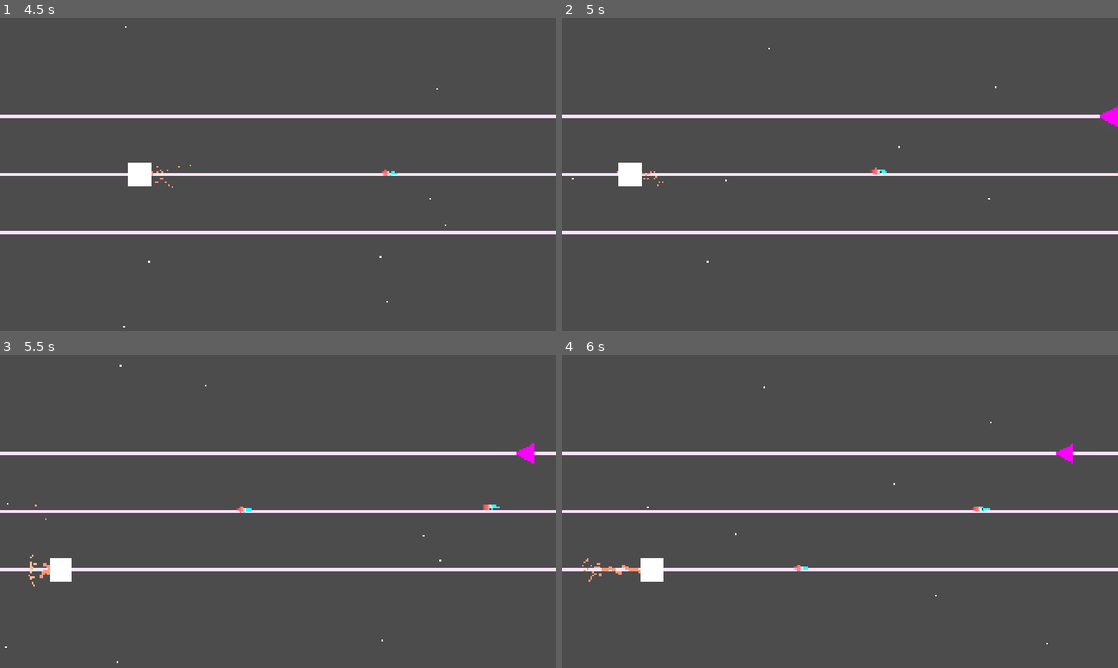
Above: before the commit, frames 1-4 (two rows, left to right).
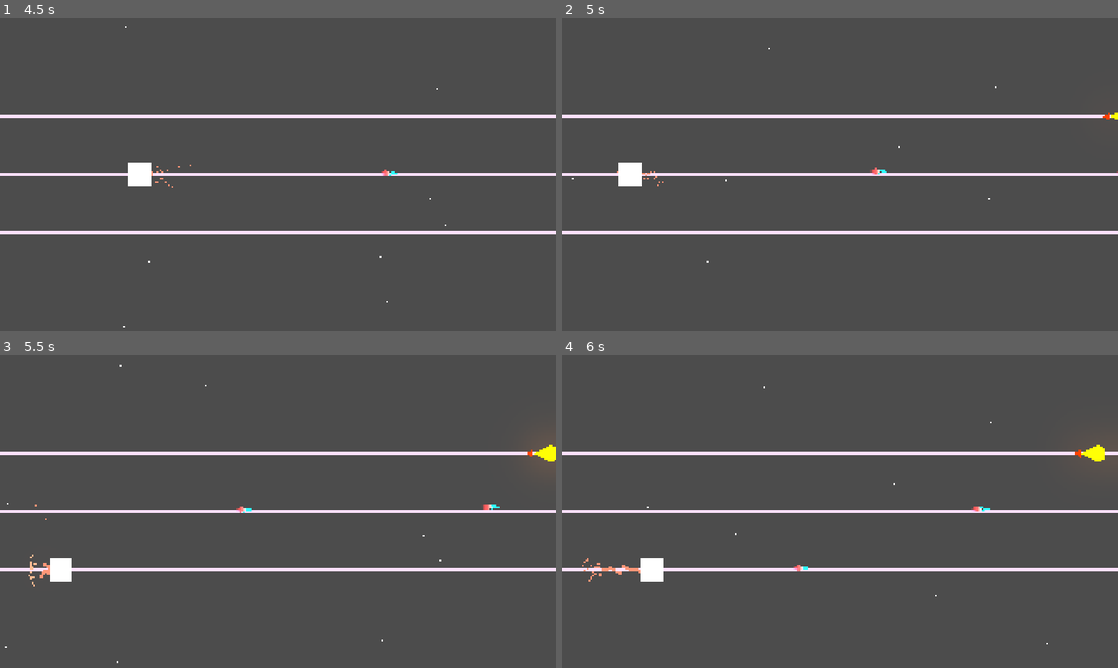
Above: after the commit, the same moments.

Repository: CikeSeven/Neon-Pulse
Game: Godot game, scene res://scene/world.tscn
Same seed, same stepped clock (60 frames per second), same inputs: the game is played once before the commit and once after it.
Inputs:
- Up to frame 1 (4.5 s): hold D (RIGHT) 0.53-1.28 s; hold S (DOWN) 1.28-2.03 s; hold D (RIGHT) 2.03-2.78 s; hold W (UP) 2.78-3.53 s; hold A (LEFT) from 3.53 s (still down)
- Up to frame 2 (5 s): keep holding A (LEFT)
- Up to frame 3 (5.5 s): release A (LEFT) at 5.03 s; hold S (DOWN) from 5.03 s (still down)
- Up to frame 4 (6 s): release S (DOWN) at 5.78 s; hold D (RIGHT) from 5.78 s (still down)

Frame 1 is identical in both runs. In frame 2, 0.1% of the frame differs, in the area x 96-100%, y 28-35%; in frame 3, 0.3%; in frame 4, 0.3%, in the area x 88-98%, y 28-35%.

Commit message:
增加冲撞敌人

Diff:
--- /dev/null
+++ b/scene/enemy/charger.tscn
@@ -0,0 +1,38 @@
+[gd_scene format=3 uid="uid://y3tg6n1k6rhc"]
+
+[ext_resource type="PackedScene" uid="uid://df8dl6txho4t5" path="res://scene/enemy/enemy.tscn" id="1_enemy"]
+[ext_resource type="Script" uid="uid://cf4ql5dyi2ce4" path="res://script/enemy/charger.gd" id="2_charger"]
+
+[node name="Charger" unique_id=484942154 instance=ExtResource("1_enemy")]
+script = ExtResource("2_charger")
+detection_range = 600.0
+windup_duration = 0.8
+charge_speed = 800.0
+charge_color = Color(3, 1.5, 0.3, 1)
+speed = 100.0
+max_hp = 50.0
+contact_damage = 20.0
+
+[node name="Body" type="Polygon2D" parent="Visuals" parent_id_path=PackedInt32Array(1940419865) index="0" unique_id=1303099209]
+modulate = Color(3, 1.2, 0.2, 1)
+color = Color(3, 1.2, 0.2, 1)
+polygon = PackedVector2Array(-50, 0, 10, -30, 30, -20, 30, 20, 10, 30)
+
+[node name="Spike" type="Polygon2D" parent="Visuals" parent_id_path=PackedInt32Array(1940419865) index="1" unique_id=537652741]
+modulate = Color(4, 0.5, 0.1, 1)
+position = Vector2(-50, 0)
+color = Color(4, 0.5, 0.1, 1)
+polygon = PackedVector2Array(0, -15, -25, 0, 0, 15)
+
+[node name="Hurtbox" parent="." index="1" unique_id=1293090469]
+collision_layer = 32
+collision_mask = 0
+
+[node name="CollisionPolygon2D" type="CollisionPolygon2D" parent="Hurtbox" index="0" unique_id=50753611]
+polygon = PackedVector2Array(-75, 0, 10, -30, 30, -20, 30, 20, 10, 30)
+
+[node name="CollisionPolygon2D" type="CollisionPolygon2D" parent="Hitbox" parent_id_path=PackedInt32Array(1151360192) index="0" unique_id=1959091120]
+polygon = PackedVector2Array(-75, 0, 10, -30, 30, -20, 30, 20, 10, 30)
+
+[node name="VisibleOnScreenNotifier2D" parent="." index="3" unique_id=1246620138]
+rect = Rect2(-80, -35, 115, 70)
--- a/scene/enemy_spawner.tscn
+++ b/scene/enemy_spawner.tscn
@@ -2,10 +2,11 @@
 
 [ext_resource type="Script" uid="uid://c2uwqn1845kbn" path="res://script/enemy/enemy_spawner.gd" id="1_hgipb"]
 [ext_resource type="PackedScene" uid="uid://du7e4bjdtkqg0" path="res://scene/enemy/neon_triangle.tscn" id="2_1aeu8"]
+[ext_resource type="PackedScene" path="res://scene/enemy/charger.tscn" id="3_8dah6"]
 
 [node name="EnemySpawner" type="Node2D" unique_id=1308706498]
 script = ExtResource("1_hgipb")
-enemy_scenes = Array[PackedScene]([ExtResource("2_1aeu8")])
+enemy_scenes = Array[PackedScene]([ExtResource("2_1aeu8"), ExtResource("3_8dah6")])
 
 [node name="SpawnTimer" type="Timer" parent="." unique_id=365701904]
 wait_time = 4.0
--- /dev/null
+++ b/script/enemy/charger.gd
@@ -0,0 +1,197 @@
+class_name Charger extends Enemy
+
+## 冲撞型敌人
+## 检测到玩家在同一轨道且在探测范围内时，启动后摇，后摇结束后高速冲撞
+
+enum ChargerState {
+	IDLE,       ## 正常移动
+	WINDUP,     ## 后摇蓄力
+	CHARGING,   ## 冲撞中
+}
+
+@export_group("Charger")
+@export var detection_range: float = 800.0 ## 探测范围（向左）
+@export var windup_duration: float = 0.8 ## 后摇时间
+@export var charge_speed: float = 800.0 ## 冲撞速度
+@export var charge_color: Color = Color(3.0, 1.5, 0.3, 1.0) ## 冲撞时的颜色（烈焰橙）
+
+var state: ChargerState = ChargerState.IDLE
+var windup_timer: float = 0.0
+var windup_tween: Tween
+var original_modulate: Color
+
+func _ready() -> void:
+	super._ready()
+	if visuals:
+		original_modulate = visuals.modulate
+
+func _physics_process(delta: float) -> void:
+	if is_hit_frozen:
+		return
+
+	match state:
+		ChargerState.IDLE:
+			_process_idle(delta)
+		ChargerState.WINDUP:
+			_process_windup(delta)
+		ChargerState.CHARGING:
+			_process_charging(delta)
+
+## 正常移动状态
+func _process_idle(delta: float) -> void:
+	position.x -= speed * delta
+	_check_player_in_range()
+
+## 检测玩家是否在探测范围内
+func _check_player_in_range() -> void:
+	var player = Global.player_ref
+	if not player:
+		return
+
+	# 检测是否在同一轨道
+	var player_lane = Global.current_lane1
+	var my_lane = _get_current_lane()
+
+	if player_lane != my_lane:
+		return
+
+	# 检测玩家是否在探测范围内（玩家在敌人左边）
+	var distance_to_player = position.x - player.position.x
+	if distance_to_player > 0 and distance_to_player <= detection_range:
+		_start_windup()
+
+## 获取当前所在轨道
+func _get_current_lane() -> int:
+	var min_distance = INF
+	var closest_lane = 0
+
+	for i in range(Global.lane_y_positions.size()):
+		var distance = abs(position.y - Global.lane_y_positions[i])
+		if distance < min_distance:
+			min_distance = distance
+			closest_lane = i
+
+	return closest_lane
+
+## 开始后摇
+func _start_windup() -> void:
+	state = ChargerState.WINDUP
+	windup_timer = windup_duration
+
+	# 后摇视觉效果：闪烁警告
+	_play_windup_effect()
+
+## 后摇视觉效果
+func _play_windup_effect() -> void:
+	if not visuals:
+		return
+
+	# 停止之前的动画
+	if windup_tween and windup_tween.is_valid():
+		windup_tween.kill()
+
+	# 创建闪烁动画
+	windup_tween = create_tween()
+	windup_tween.set_loops(int(windup_duration / 0.15))
+
+	# 闪烁为橙色警告
+	windup_tween.tween_property(visuals, "modulate", charge_color, 0.075)
+	windup_tween.tween_property(visuals, "modulate", original_modulate, 0.075)
+
+	# 生成蓄力粒子
+	_spawn_windup_particles()
+
+## 生成蓄力粒子
+func _spawn_windup_particles() -> void:
+	var particles = CPUParticles2D.new()
+	particles.emitting = false
+	particles.one_shot = false
+	particles.amount = 8
+	particles.lifetime = 0.3
+
+	# 粒子外观 - 橙色能量聚集
+	particles.modulate = Color(3.0, 1.5, 0.3, 1.0)
+	particles.scale_amount_min = 3.0
+	particles.scale_amount_max = 6.0
+
+	# 粒子运动 - 向中心聚集
+	particles.direction = Vector2(-1, 0)
+	particles.spread = 60.0
+	particles.initial_velocity_min = 50.0
+	particles.initial_velocity_max = 100.0
+	particles.gravity = Vector2.ZERO
+
+	# 从外向内
+	particles.emission_shape = CPUParticles2D.EMISSION_SHAPE_SPHERE
+	particles.emission_sphere_radius = 40.0
+
+	add_child(particles)
+	particles.position = Vector2(-20, 0)
+	particles.restart()
+	particles.emitting = true
+
+	# 后摇结束后清理
+	get_tree().create_timer(windup_duration).timeout.connect(particles.queue_free)
+
+## 后摇状态处理
+func _process_windup(delta: float) -> void:
+	# 后摇期间不移动
+	windup_timer -= delta
+
+	if windup_timer <= 0:
+		_start_charge()
+
+## 开始冲撞
+func _start_charge() -> void:
+	state = ChargerState.CHARGING
+
+	# 停止闪烁动画
+	if windup_tween and windup_tween.is_valid():
+		windup_tween.kill()
+
+	# 设置冲撞颜色
+	if visuals:
+		visuals.modulate = charge_color
+
+	# 生成冲撞拖尾
+	_spawn_charge_trail()
+
+## 生成冲撞拖尾粒子
+func _spawn_charge_trail() -> void:
+	var particles = CPUParticles2D.new()
+	particles.emitting = true
+	particles.one_shot = false
+	particles.amount = 20
+	particles.lifetime = 0.4
+
+	# 粒子外观 - 火焰拖尾
+	particles.modulate = Color(3.0, 1.0, 0.2, 1.0)
+	particles.scale_amount_min = 6.0
+	particles.scale_amount_max = 12.0
+
+	# 粒子运动 - 向后喷射
+	particles.direction = Vector2(1, 0)
+	particles.spread = 30.0
+	particles.initial_velocity_min = 100.0
+	particles.initial_velocity_max = 200.0
+	particles.gravity = Vector2.ZERO
+	particles.damping_min = 100.0
+	particles.damping_max = 150.0
+
+	add_child(particles)
+	particles.position = Vector2(30, 0)
+	particles.name = "ChargeTrail"
+
+## 冲撞状态处理
+func _process_charging(delta: float) -> void:
+	# 高速向左冲撞
+	position.x -= charge_speed * delta
+
+## 重写死亡函数，清理拖尾
+func die() -> void:
+	# 清理冲撞拖尾
+	var trail = get_node_or_null("ChargeTrail")
+	if trail:
+		trail.queue_free()
+
+	super.die()
Not shown, added: script/enemy/charger.gd.uid
Not shown, changed: SKILL.md
